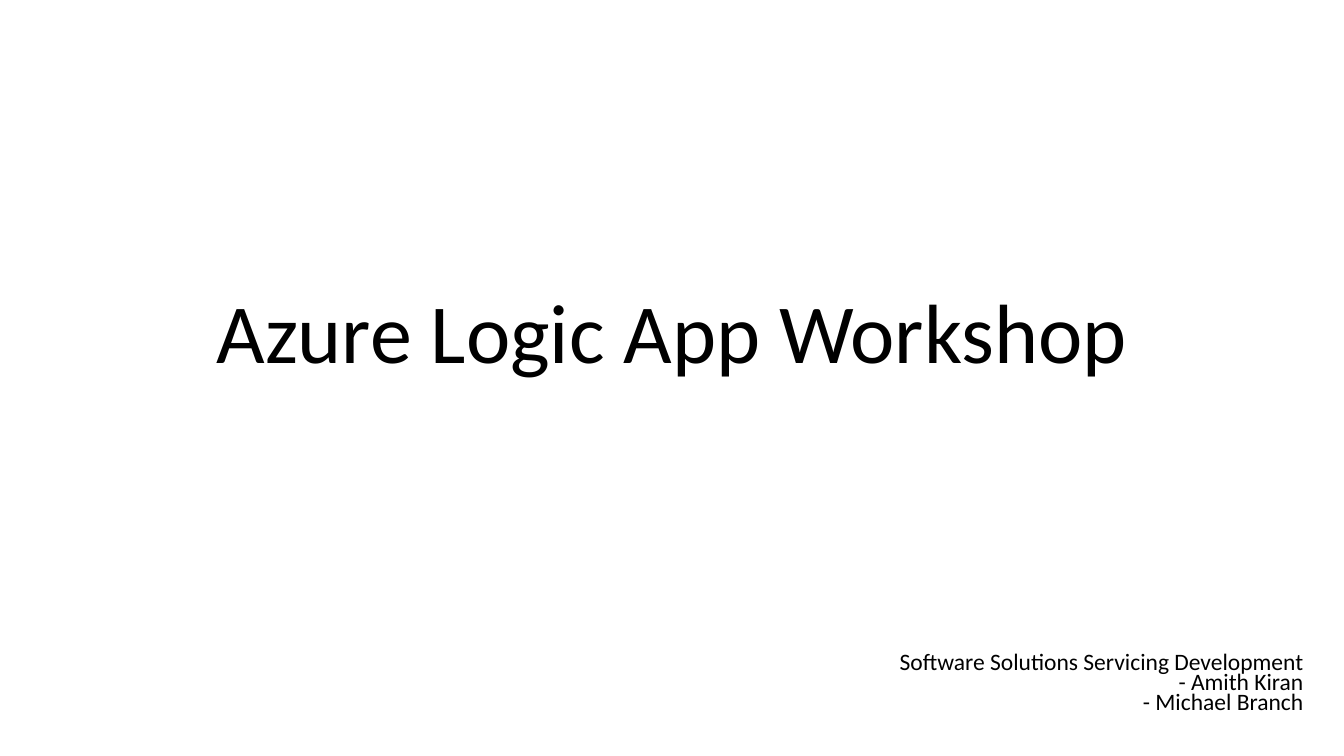
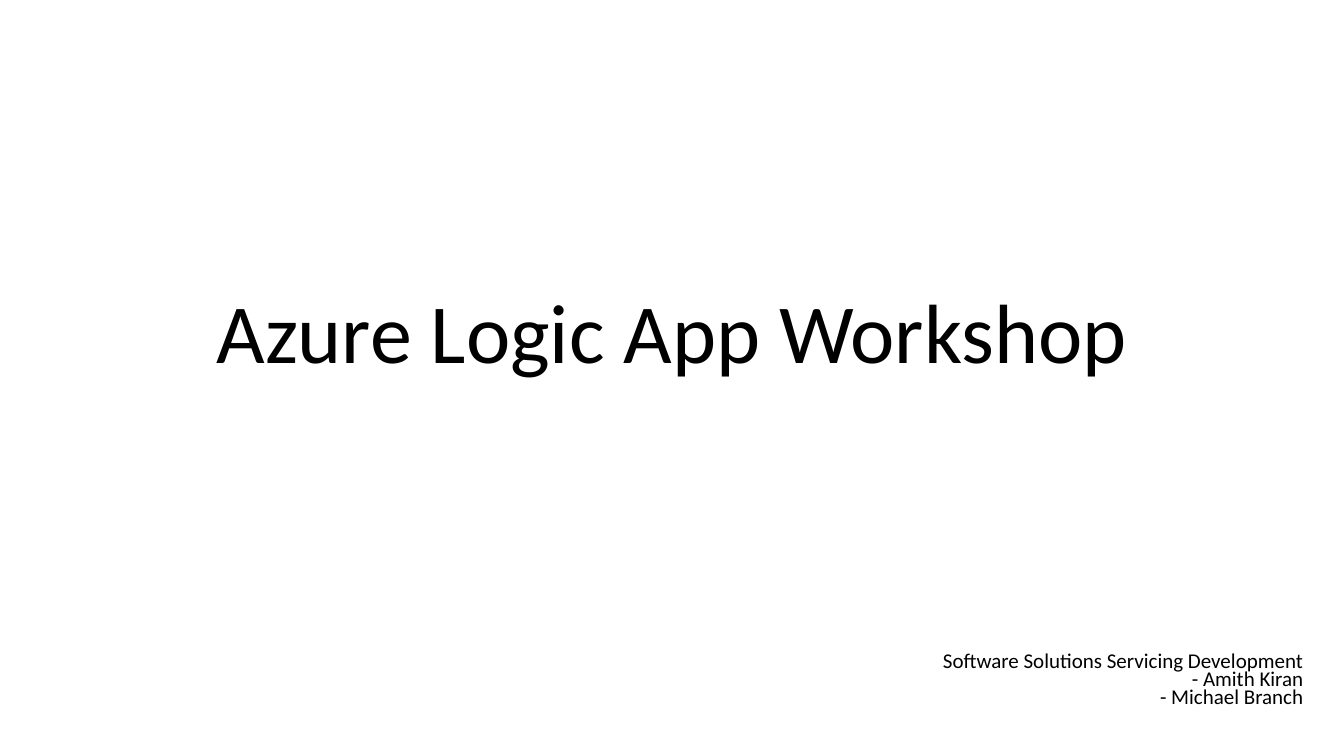
Before and after one commit to mattruma/MJR035, a slide deck: slide 1 of Logic App Scenario's 1.1.pptx. Drawn at 1344x756 pixels with LibreOffice and Linux fonts; fonts in the diff are those of the drawing. Boxes give left, top, right and bottom in pixels: in the first picture for what was removed or moved away, otherwise in the second. Text is boxed around its words. In the diff, an @@ line names an element or a change of style, - is before the commit and + after.

```diff
--- a/Logic App Scenario's 1.1.pptx
+++ b/Logic App Scenario's 1.1.pptx
@@ text "Software Solutions Servicing Development - ..." at (x1=943, y1=653, x2=1304, y2=704): size 16.8 to 15 pt @@
```
Also in this commit, not shown: 1 other slide changed, 15 other files.
